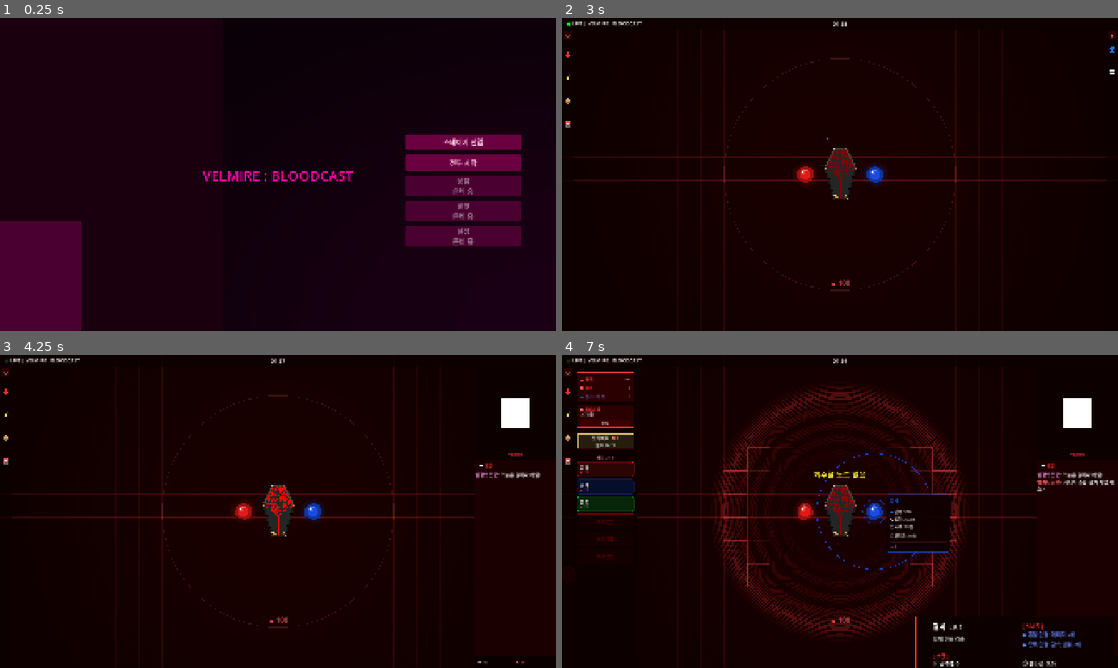
Above: before the commit, frames 1-4 (two rows, left to right).
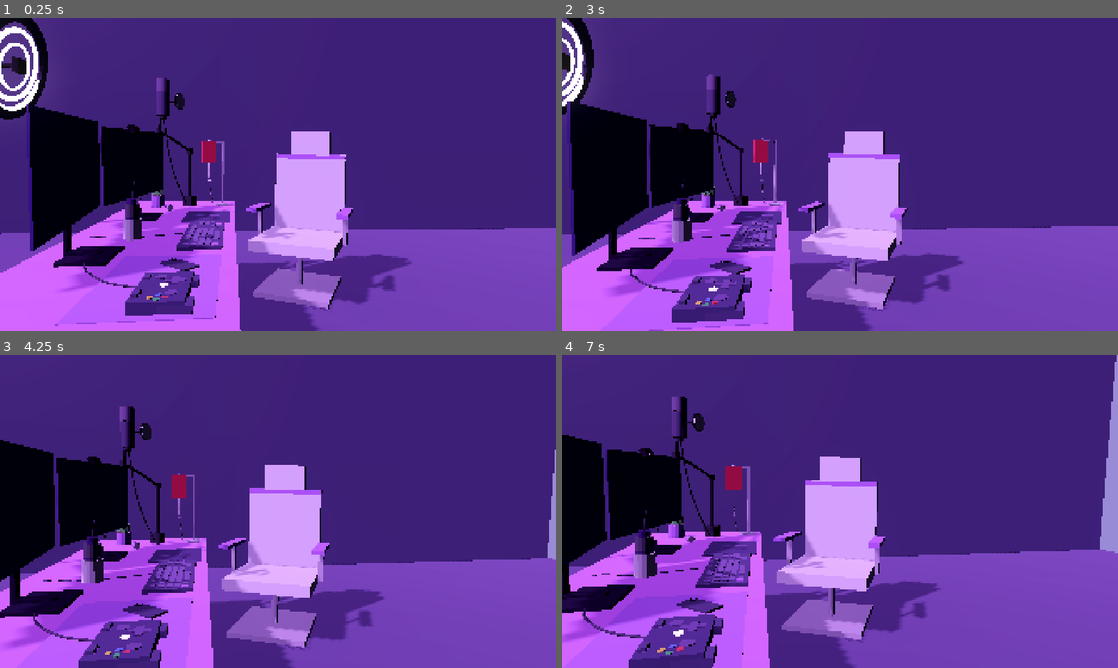
Above: after the commit, the same moments.

Repository: chalie-chariot/velmire
Game: Godot game, scene res://scenes/Main_Title.tscn
Same seed, same stepped clock (60 frames per second), same inputs: the game is played once before the commit and once after it.
Inputs (mouse positions are in pixels of both pictures, inside the frame that each line leads up to):
- Up to frame 1 (0.25 s): no input
- Up to frame 2 (3 s): click (1023, 161) at 0.5 s, where only the run before the commit has a clickable "전투 시작"; click (1067, 312) at 1.25 s, where only the run before the commit has a clickable "전투 시작"; tap Enter at 2 s; move the mouse to (962, 158) at 2.02 s; hold Right (ui_right) 2.03-2.75 s; hold Shift 2.03-2.75 s; click (962, 158) at 2.17 s; tap Space at 2.27, 2.75 s; drag from (728, 190) to (840, 174) at 2.77 s
- Up to frame 3 (4.25 s): move the mouse to (333, 442) at 3.52 s; hold Right (ui_right) from 3.53 s (still down); tap E at 3.6 s; click (333, 442) at 3.67 s
- Up to frame 4 (7 s): release Right (ui_right) at 4.25 s; drag from (812, 574) to (673, 464) at 4.27 s; tap Enter at 5 s; move the mouse to (1006, 558) at 5.02 s; hold Left (ui_left) 5.03-5.75 s; tap X at 5.1 s; click (1006, 558) at 5.17 s; tap Space at 5.27, 5.75 s; drag from (673, 464) to (840, 511) at 5.77 s; move the mouse to (867, 511) at 6.52 s; hold Left (ui_left) from 6.53 s (still down); tap Q at 6.6 s; click (867, 511) at 6.67 s

The runs differ from the first frame. In frame 1, 99% of the frame differs, in the area x 0-100%, y 0-100%; in frame 2, 92%; in frame 3, 93%; in frame 4, 95%.

Commit message:
메인 씬 3d 화면

Diff:
--- a/velmire/scenes/Main_Title.tscn
+++ b/velmire/scenes/Main_Title.tscn
@@ -1,12 +1,34 @@
-[gd_scene load_steps=2 format=3 uid="uid://main_title_001"]
+[gd_scene format=3 uid="uid://44cbpe3idbao"]
 
-[ext_resource type="Script" path="res://scripts/Main_Title.gd" id="1_script"]
+[ext_resource type="Script" uid="uid://clsswsdlrshky" path="res://scripts/MainTitleManager.gd" id="1_mgr"]
+[ext_resource type="PackedScene" uid="uid://dle555d6nymb2" path="res://assets/room/room.glb" id="2_gfg0w"]
 
-[node name="Main_Title" type="Control"]
-layout_mode = 3
-anchors_preset = 15
-anchor_right = 1.0
-anchor_bottom = 1.0
-grow_horizontal = 2
-grow_vertical = 2
-script = ExtResource("1_script")
+[sub_resource type="Environment" id="Environment_title"]
+background_mode = 1
+background_color = Color(0.117647, 0.105882, 0.180392, 1)
+ambient_light_source = 2
+ambient_light_color = Color(0.176471, 0.14902, 0.25098, 1)
+ambient_light_energy = 0.3
+tonemap_mode = 2
+glow_enabled = true
+glow_bloom = 0.1
+
+[node name="Main_Title" type="Node3D" unique_id=1082785660]
+script = ExtResource("1_mgr")
+
+[node name="WorldEnvironment" type="WorldEnvironment" parent="." unique_id=1009301297]
+environment = SubResource("Environment_title")
+
+[node name="DirectionalLight3D" type="DirectionalLight3D" parent="." unique_id=1696781763]
+transform = Transform3D(0.8660254, -0.35355338, 0.35355338, 0, 0.70710677, 0.70710677, -0.5, -0.6123724, 0.6123724, 0, 0, 0)
+light_color = Color(0.752941, 0.517647, 0.988235, 1)
+light_energy = 1.2
+shadow_enabled = true
+shadow_opacity = 0.6
+
+[node name="room" parent="." unique_id=1844760884 instance=ExtResource("2_gfg0w")]
+transform = Transform3D(1, 0, 0, 0, 1, 0, 0, 0, 1, 2.1, 2.1, 2.1)
+
+[node name="Camera3D" type="Camera3D" parent="." unique_id=1240887240]
+transform = Transform3D(0.13352276, -0.060323015, 0.9892082, 0.020117711, 0.99810517, 0.058150083, -0.99084157, 0.012136245, 0.13448332, 4.53098, 3.551872, 3.7903094)
+fov = 48.795918
--- /dev/null
+++ b/velmire/scripts/MainTitleManager.gd
@@ -0,0 +1,63 @@
+extends Node3D
+
+@onready var camera = $Camera3D
+@onready var room = $room
+
+var room_origin : Vector3
+var cam_rot_origin : Vector3
+var current_offset : Vector2 = Vector2.ZERO
+var ready_done : bool = false
+
+## 클릭 후 드래그할 때 current_offset으로 들어가는 비율 (클수록 짧은 드래그로 끝까지 도달)
+@export var drag_sensitivity : float = 0.004
+
+var is_dragging : bool = false
+var drag_start_mouse : Vector2 = Vector2.ZERO
+var drag_start_offset : Vector2 = Vector2.ZERO
+
+func _ready():
+	await get_tree().process_frame
+	await get_tree().process_frame
+	await get_tree().process_frame
+
+	room_origin = room.position
+	cam_rot_origin = camera.rotation_degrees
+	current_offset = Vector2.ZERO
+	ready_done = true
+
+func _input(event):
+	if not ready_done:
+		return
+
+	# 마우스 클릭 시작
+	if event is InputEventMouseButton:
+		if event.button_index == MOUSE_BUTTON_LEFT:
+			if event.pressed:
+				is_dragging = true
+				drag_start_mouse = event.position
+				drag_start_offset = current_offset
+			else:
+				is_dragging = false
+
+	# 드래그 중 이동
+	if event is InputEventMouseMotion and is_dragging:
+		var delta_mouse = event.position - drag_start_mouse
+
+		current_offset = drag_start_offset + \
+				Vector2(delta_mouse.x, delta_mouse.y) * drag_sensitivity
+
+		# 회전 범위 제한 (패닝으로 둘러볼 수 있는 범위)
+		current_offset.x = clamp(current_offset.x, -2.5, 2.5)
+		current_offset.y = clamp(current_offset.y, -3.0, 3.0)
+
+func _process(_delta):
+	if not ready_done:
+		return
+
+	camera.rotation_degrees.y = cam_rot_origin.y \
+			+ (-current_offset.x * 3.0)
+	camera.rotation_degrees.x = cam_rot_origin.x \
+			+ (current_offset.y * 1.5)
+
+	room.position.x = room_origin.x \
+			+ current_offset.x * 0.08
Binary file added: velmire/assets/room/room.glb
Not shown, added: velmire/assets/room/room.glb.import
Not shown, added: velmire/scripts/MainTitleManager.gd.uid
